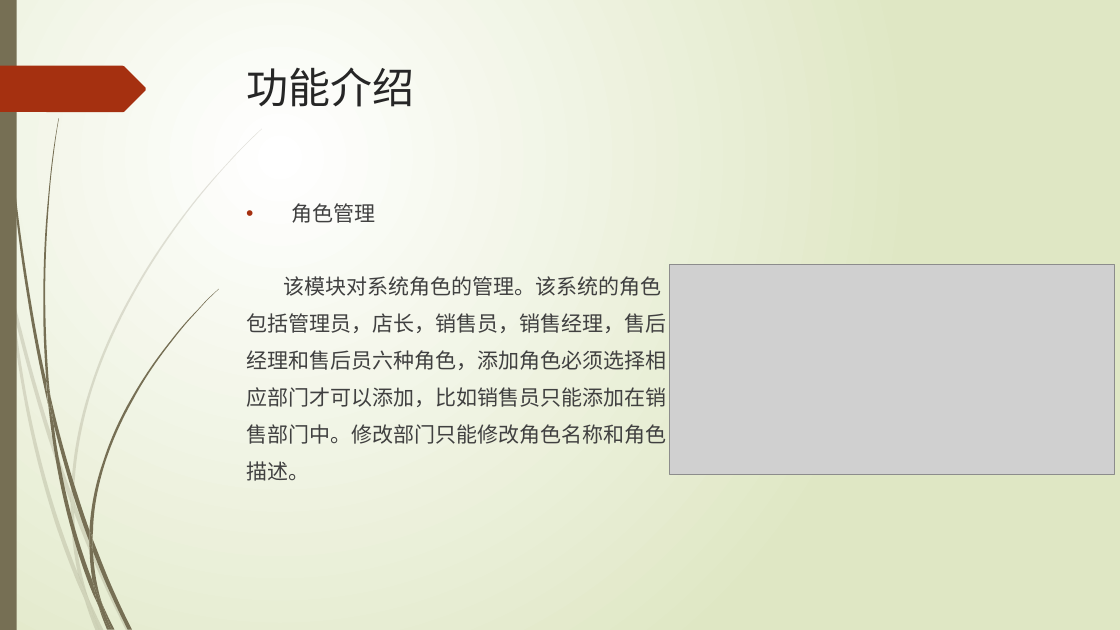
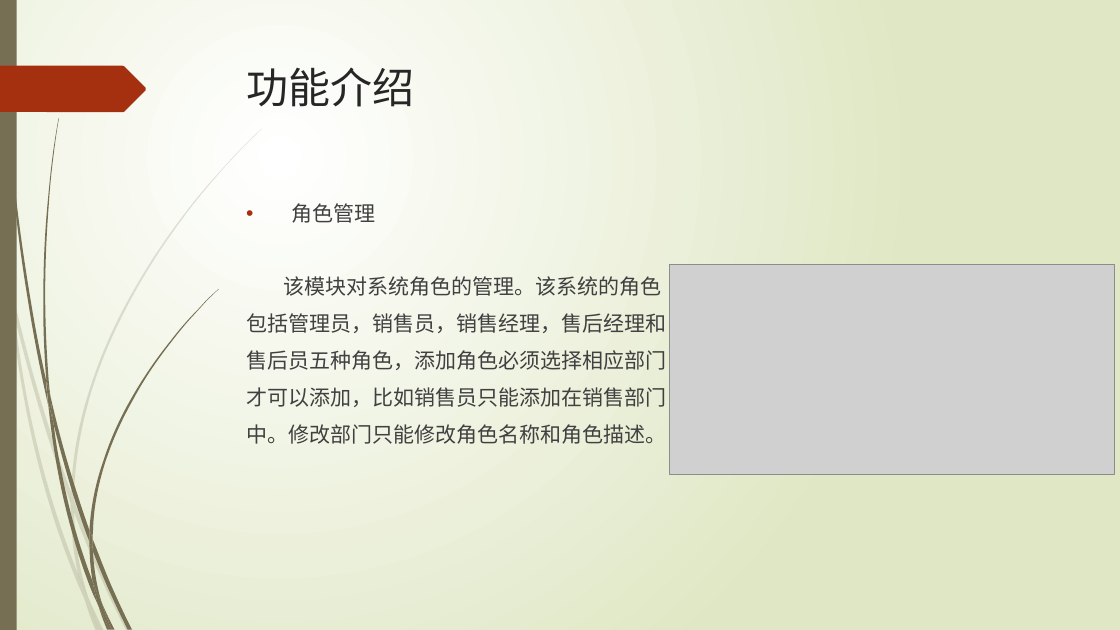
Before and after one commit to LNNying/CompletionReport, a slide deck: slide 9 of 软外4-刘宁宁201540704138-产品说明.pptx. Drawn at 1120x630 pixels with LibreOffice and Linux fonts; fonts in the diff are those of the drawing; grey boxes stand for pictures. Boxes give left, top, right and bottom in pixels: in the first picture for what was removed or moved away, otherwise in the second. Text is boxed around its words. In the diff, an @@ line names an element or a change of style, - is before the commit and + after.

Commit message:
修改ppt

```diff
--- a/软外4-刘宁宁201540704138-产品说明.pptx
+++ b/软外4-刘宁宁201540704138-产品说明.pptx
@@ text at [246, 313, 666, 444]: text changed @@
-包括管理员，店长，销售员，销售经理，售后
-经理和售后员六种角色，添加角色必须选择相
-应部门才可以添加，比如销售员只能添加在销
-售部门中。修改部门只能修改角色名称和角色
-描述。
+包括管理员，销售员，销售经理，售后经理和
+售后员五种角色，添加角色必须选择相应部门
+才可以添加，比如销售员只能添加在销售部门
+中。修改部门只能修改角色名称和角色描述。
```
Also in this commit, not shown: 2 other slides changed, 1 other file.
